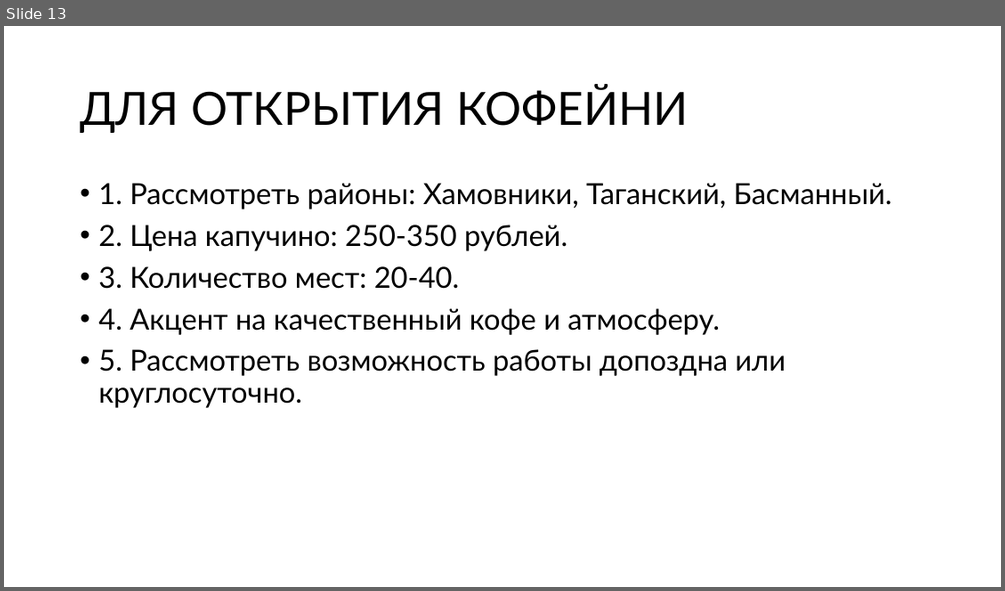
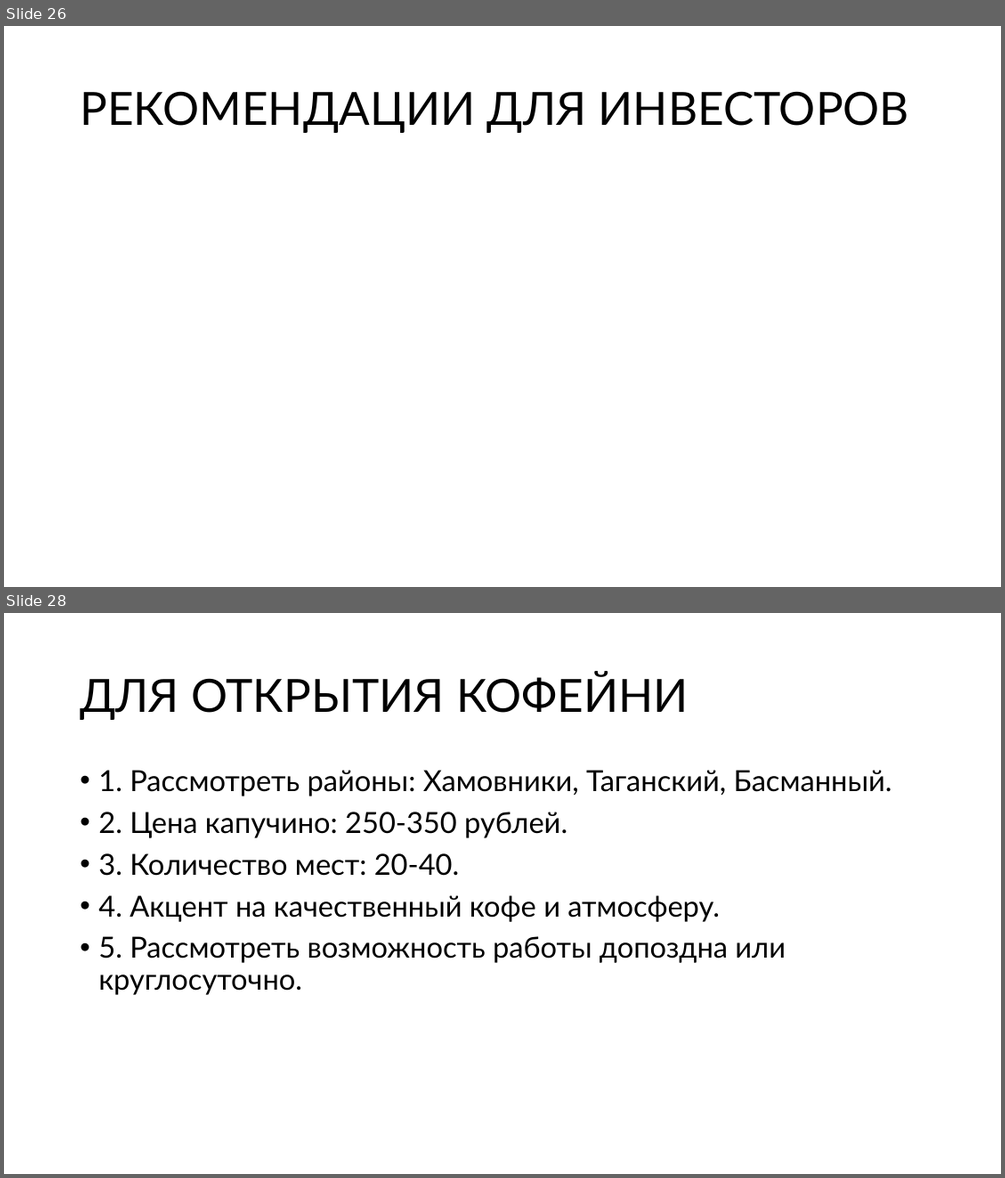
Before and after one commit to PHILIPP111007/masters_degree_Roshchin_M25-555, a slide deck: BI/moscow_places/moscow_places_hw.pptx. Shown one above the other, each under a label of ours: slide 13 before the commit, slides 26 and 28 after it; the slides between them are not shown. The pictures are 1005x591 and 1005x1178 pixels, drawn with LibreOffice and Linux fonts; fonts in the diff are those of the drawing. Boxes give left, top, right and bottom in pixels: in the first picture for what was removed or moved away, otherwise in the second. Text is boxed around its words. In the diff, an @@ line names an element or a change of style, - is before the commit and + after.

```diff
--- a/BI/moscow_places/moscow_places_hw.pptx
+++ b/BI/moscow_places/moscow_places_hw.pptx
@@ slide 26 added at box(4, 26, 1001, 587), background #FFFFFF @@
@@ title added at box(80, 91, 909, 133), 44 pt, text #000000 @@
+РЕКОМЕНДАЦИИ ДЛЯ ИНВЕСТОРОВ
@@ what was slide 13 is now slide 28 @@
```
Also in this commit, not shown: 2 slides changed, 14 other slides added, 2 other files.
